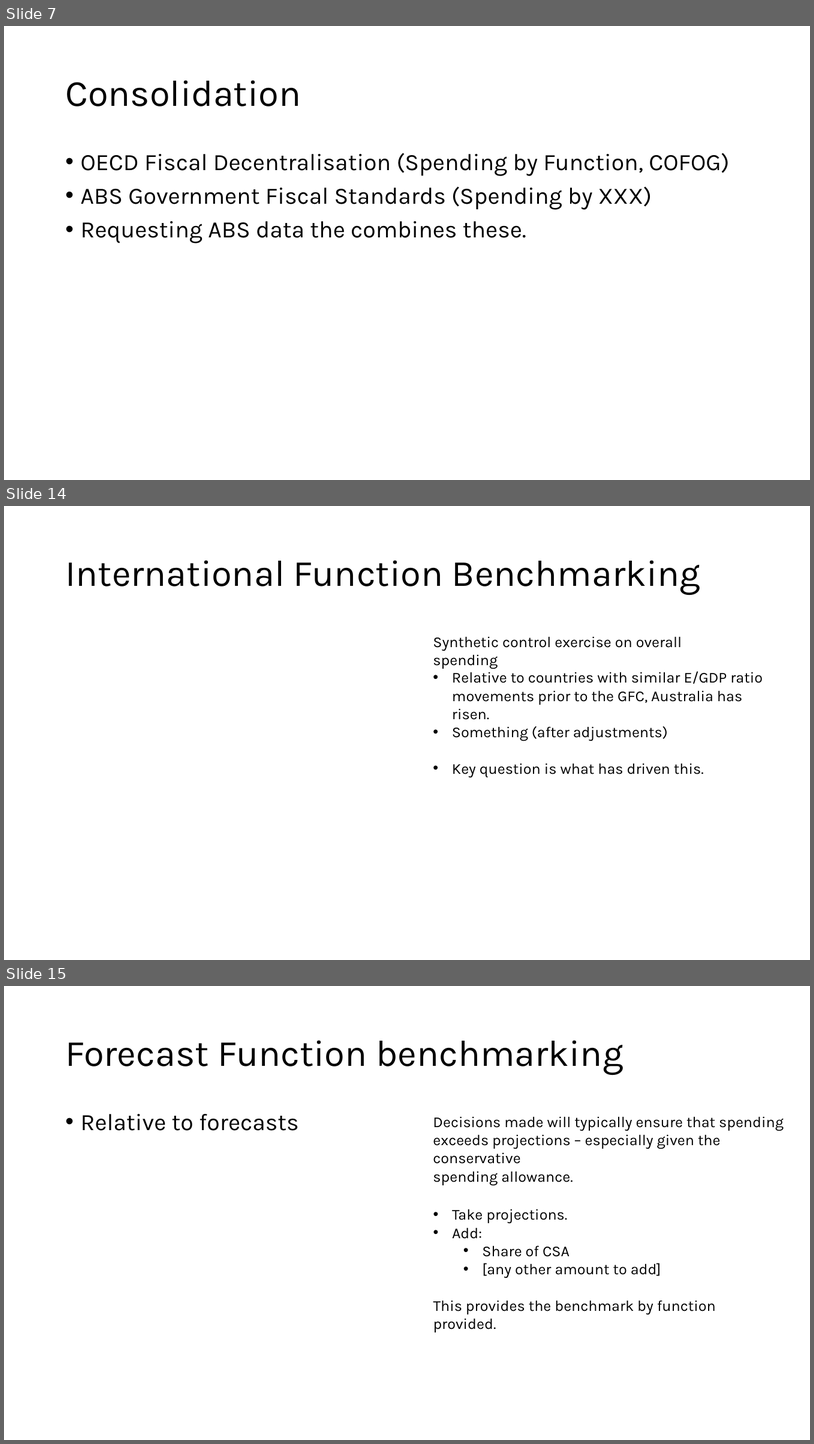
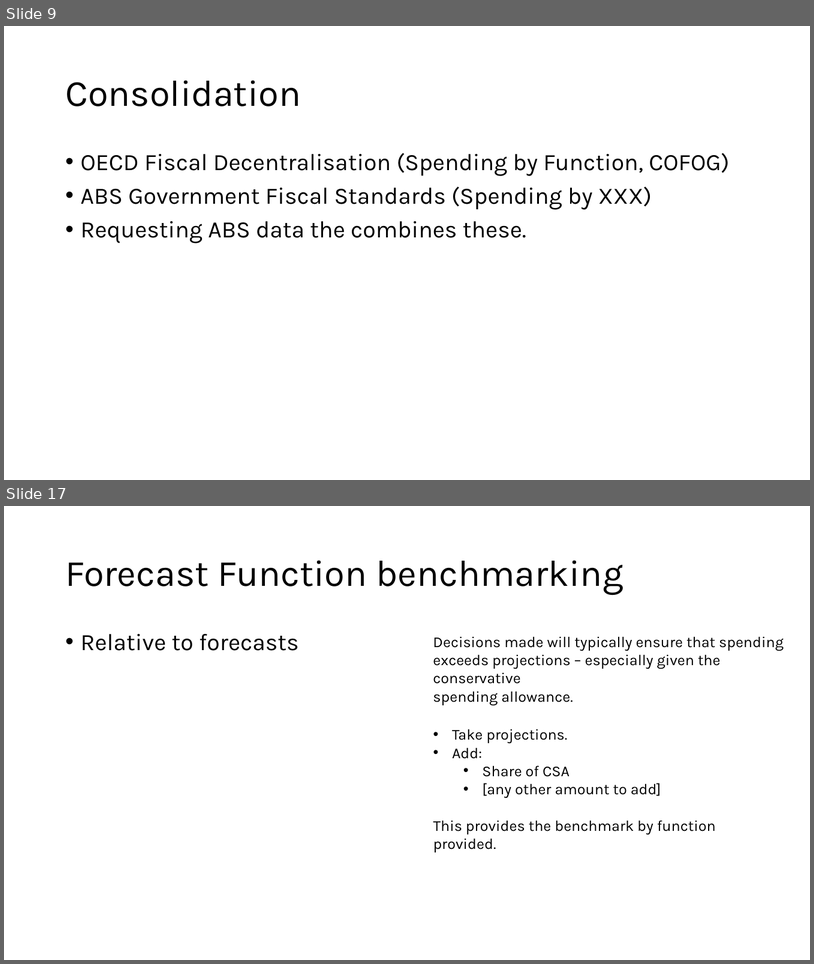
Before and after one commit to Zjub/TVHENZ, a slide deck: e61 Projects/Fiscal sustainability/OECD comparison/Initial external plans.pptx. Shown one above the other, each under a label of ours: slides 7, 14 and 15 before the commit, slides 9 and 17 after it; the slides between them are not shown. The pictures are 814x1444 and 814x964 pixels, drawn with LibreOffice and Linux fonts; fonts in the diff are those of the drawing. Boxes give left, top, right and bottom in pixels: in the first picture for what was removed or moved away, otherwise in the second. Text is boxed around its words. In the diff, an @@ line names an element or a change of style, - is before the commit and + after.

```diff
--- a/e61 Projects/Fiscal sustainability/OECD comparison/Initial external plans.pptx
+++ b/e61 Projects/Fiscal sustainability/OECD comparison/Initial external plans.pptx
@@ slide 14 removed at (4, 506, 810, 960), background #FFFFFF @@
@@ title removed at (65, 560, 701, 595) @@
-International Function Benchmarking
@@ text removed at (433, 636, 682, 669) @@
-Synthetic control exercise on overall spending
@@ text removed at (452, 671, 763, 777) @@
-• Relative to countries with similar E/GDP ratio
-  movements prior to the GFC, Australia has risen.
-• Something (after adjustments)
-• Key question is what has driven this.
@@ what was slide 7 is now slide 9 @@
@@ what was slide 15 is now slide 17 @@
```
Also in this commit, not shown: 9 slides changed, 6 slides added, 2 other slides removed.
